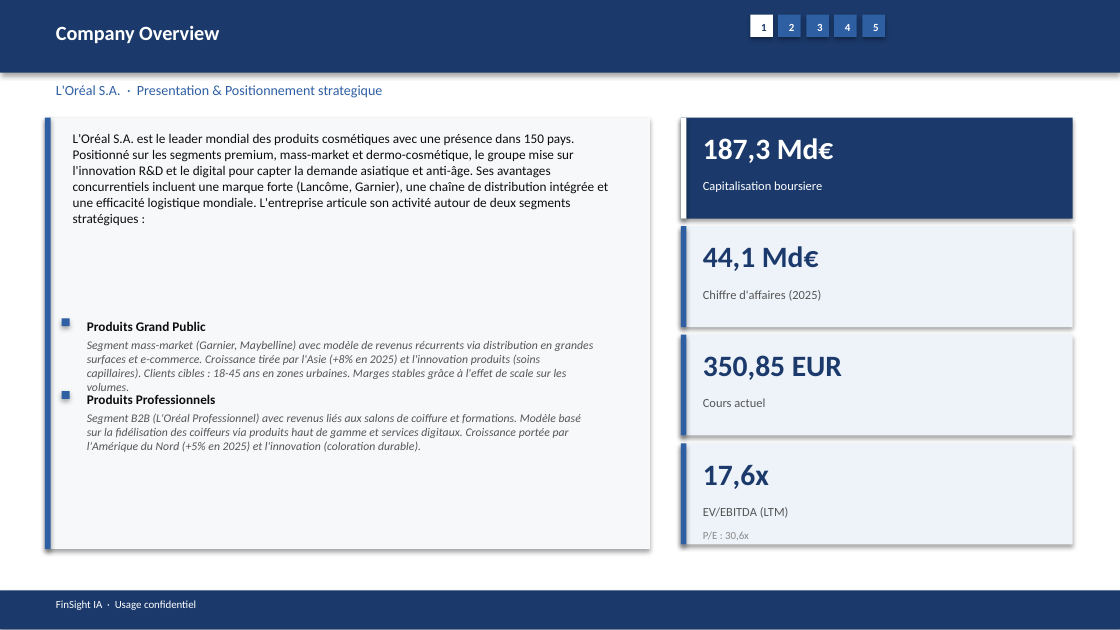
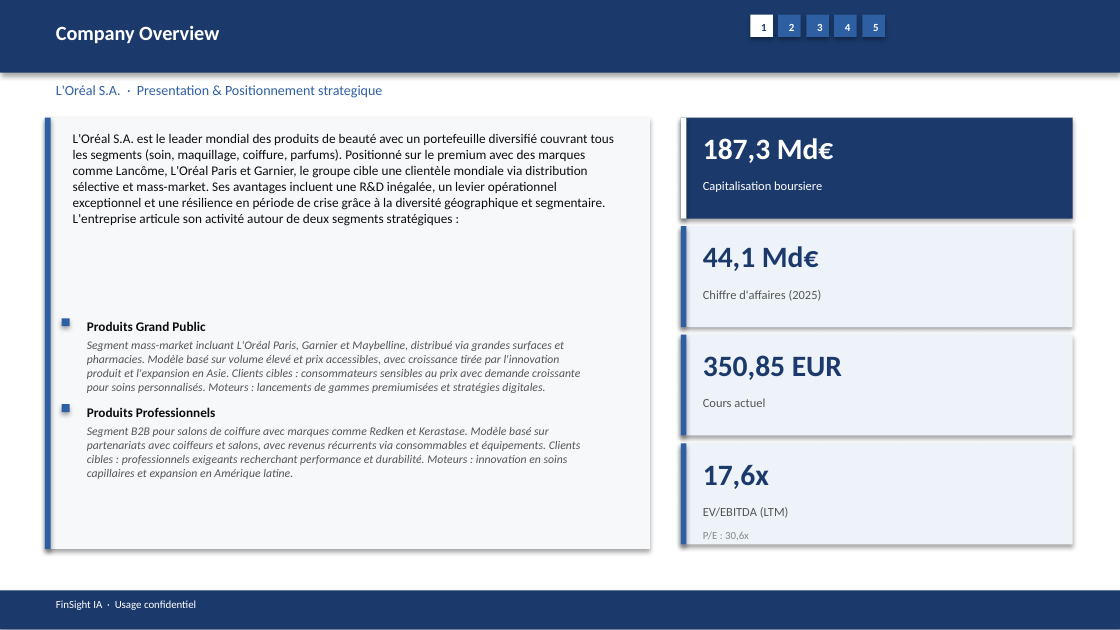
Before and after one commit to baptistejeh07-art/finsight-ia, a slide deck: slide 5 of preview/OR.PA/OR.PA_pitchbook.pptx. Drawn at 1120x630 pixels with LibreOffice and Linux fonts; fonts in the diff are those of the drawing. Boxes give left, top, right and bottom in pixels: in the first picture for what was removed or moved away, otherwise in the second. Text is boxed around its words. In the diff, an @@ line names an element or a change of style, - is before the commit and + after.

```diff
--- a/preview/OR.PA/OR.PA_pitchbook.pptx
+++ b/preview/OR.PA/OR.PA_pitchbook.pptx
@@ text at (x1=73, y1=133, x2=614, y2=226): text changed @@
-L'Oréal S.A. est le leader mondial des produits cosmétiques avec une présence dans 150 pays. Positionné sur les segments premium, mass-market et dermo-cosmétique, le groupe mise sur l'innovation R&D et le digital pour capter la demande asiatique et anti-âge. Ses avantages concurrentiels incluent une marque forte (Lancôme, Garnier), une chaîne de distribution intégrée et une efficacité logistique mondiale. L'entreprise articule son activité autour de deux segments stratégiques :
+L'Oréal S.A. est le leader mondial des produits de beauté avec un portefeuille diversifié couvrant tous les segments (soin, maquillage, coiffure, parfums). Positionné sur le premium avec des marques comme Lancôme, L'Oréal Paris et Garnier, le groupe cible une clientèle mondiale via distribution sélective et mass-market. Ses avantages incluent une R&D inégalée, un levier opérationnel exceptionnel et une résilience en période de crise grâce à la diversité géographique et segmentaire. L'entreprise articule son activité autour de deux segments stratégiques :
@@ text at (x1=87, y1=341, x2=580, y2=393): text changed @@
-Segment mass-market (Garnier, Maybelline) avec modèle de revenus récurrents via distribution en grandes surfaces et e-commerce. Croissance tirée par l'Asie (+8% en 2025) et l'innovation produits (soins capillaires). Clients cibles : 18-45 ans en zones urbaines. Marges stables grâce à l'effet de scale sur les volumes.
+Segment mass-market incluant L'Oréal Paris, Garnier et Maybelline, distribué via grandes surfaces et pharmacies. Modèle basé sur volume élevé et prix accessibles, avec croissance tirée par l'innovation produit et l'expansion en Asie. Clients cibles : consommateurs sensibles au prix avec demande croissante pour soins personnalisés. Moteurs : lancements de gammes premiumisées et stratégies digitales.
@@ rectangle moved from (x1=62, y1=391, x2=69, y2=399) to (x1=62, y1=404, x2=69, y2=412) @@
@@ text "Produits Professionnels" moved from (x1=87, y1=394, x2=216, y2=404) to (x1=87, y1=407, x2=216, y2=417) @@
@@ text at (x1=87, y1=427, x2=581, y2=479): text changed @@
-Segment B2B (L'Oréal Professionnel) avec revenus liés aux salons de coiffure et formations. Modèle basé sur la fidélisation des coiffeurs via produits haut de gamme et services digitaux. Croissance portée par l'Amérique du Nord (+5% en 2025) et l'innovation (coloration durable).
+Segment B2B pour salons de coiffure avec marques comme Redken et Kerastase. Modèle basé sur partenariats avec coiffeurs et salons, avec revenus récurrents via consommables et équipements. Clients cibles : professionnels exigeants recherchant performance et durabilité. Moteurs : innovation en soins capillaires et expansion en Amérique latine.
```
Also in this commit, not shown: 13 other slides changed, 3 other files.
